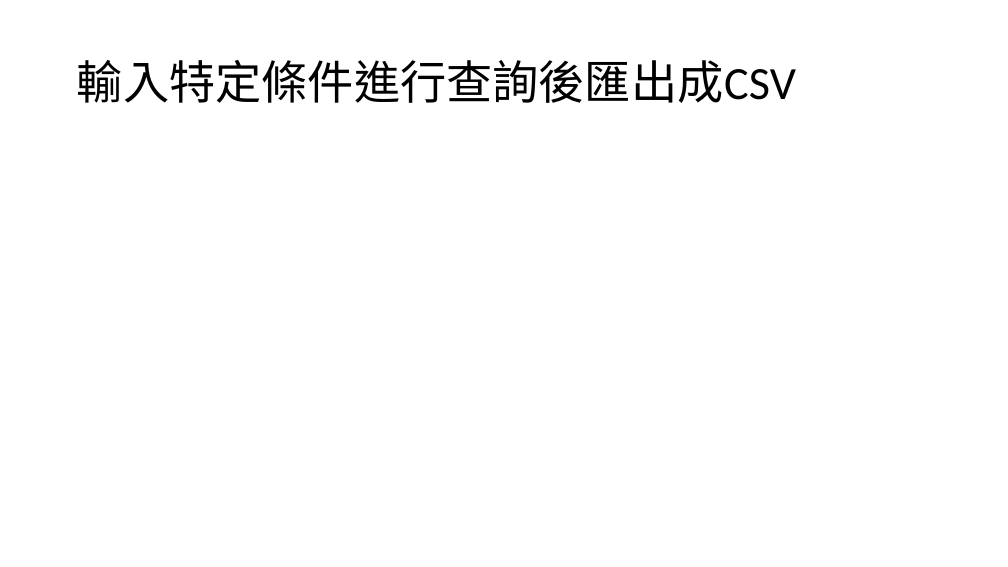
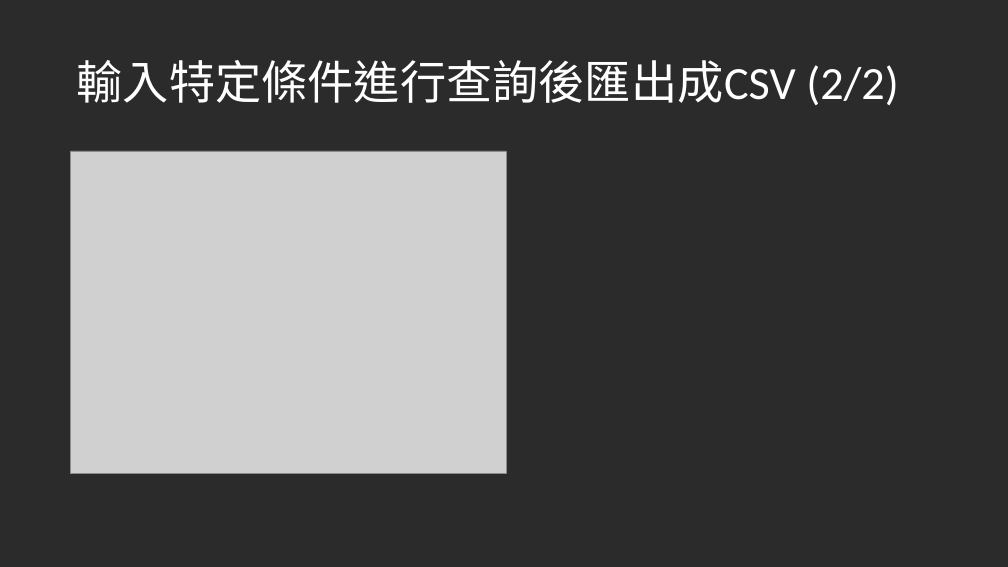
Before and after one commit to Hoxton019030/Columbrium, a slide deck: slide 11 of 新竹縣公私立【納骨塔】清冊資料庫.pptx. Drawn at 1008x567 pixels with LibreOffice and Linux fonts; fonts in the diff are those of the drawing; grey boxes stand for pictures; background and template pictures are left out; a plain dark background stands for a picture behind light text. Boxes give left, top, right and bottom in pixels: in the first picture for what was removed or moved away, otherwise in the second. Text is boxed around its words. In the diff, an @@ line names an element or a change of style, - is before the commit and + after.

```diff
--- a/新竹縣公私立【納骨塔】清冊資料庫.pptx
+++ b/新竹縣公私立【納骨塔】清冊資料庫.pptx
@@ background #FFFFFF to picture (left out) @@
@@ text at box(77, 60, 899, 105): text changed; text colour #000000 to #FFFFFF @@
-輸入特定條件進行查詢後匯出成CSV
+輸入特定條件進行查詢後匯出成CSV (2/2)
@@ picture added at box(70, 151, 506, 474) @@
```
Also in this commit, not shown: 9 other slides changed, 2 slides added, 3 slides removed, 15 other files.
